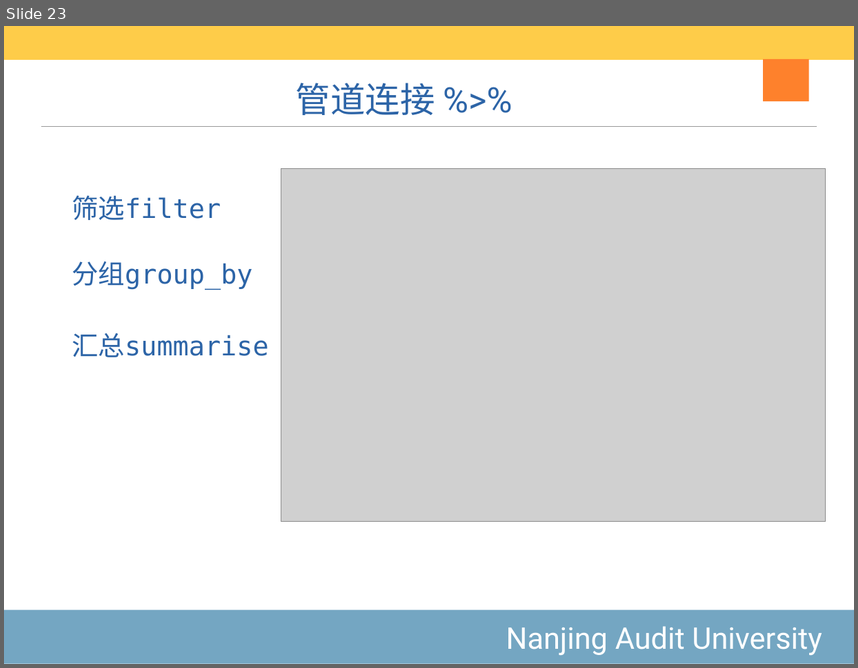
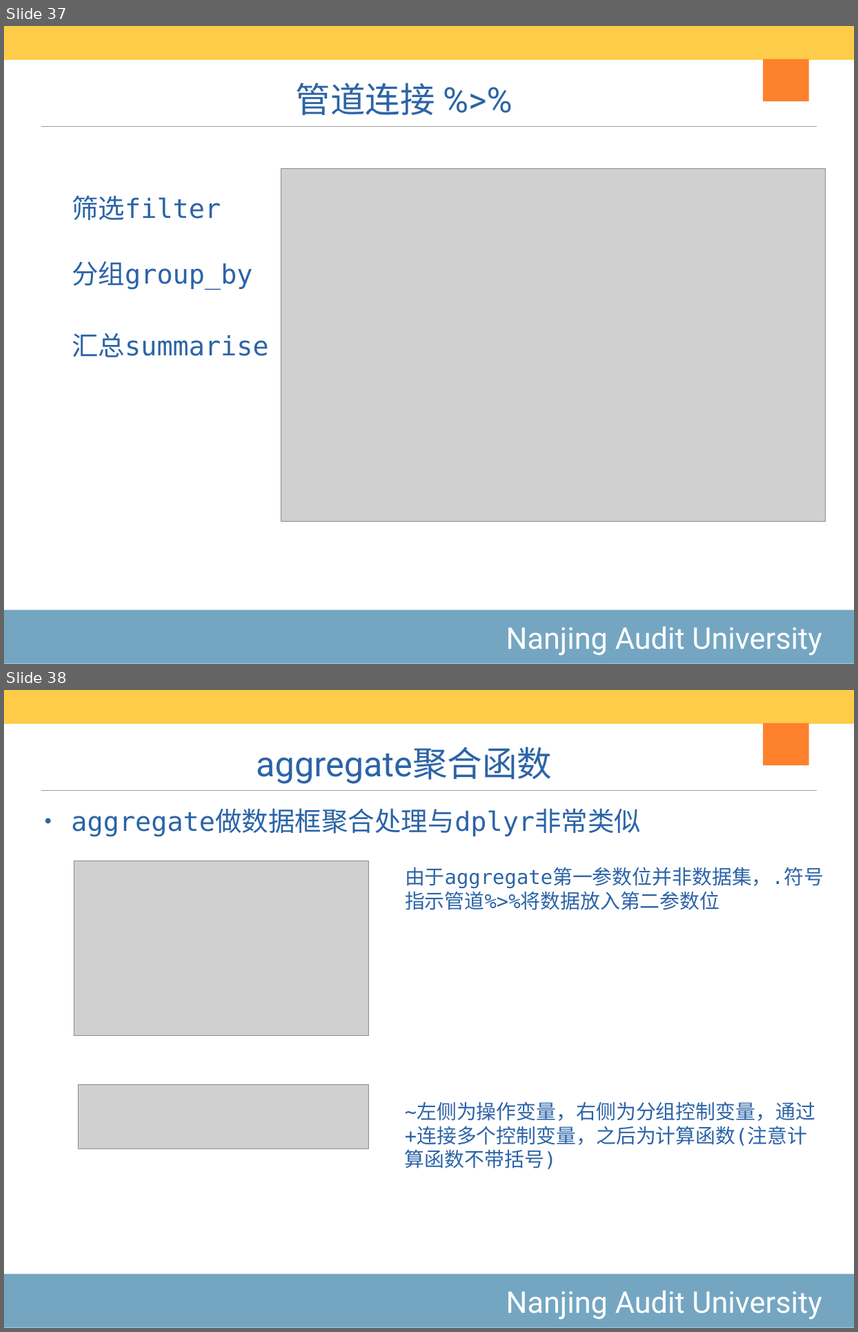
Before and after one commit to exoplanetX/DataAnalytics, a slide deck: 2020-4-数据框变量.pptx. Shown one above the other, each under a label of ours: slide 23 before the commit, slides 37 and 38 after it. The pictures are 858x668 and 858x1332 pixels, drawn with LibreOffice and Linux fonts; fonts in the diff are those of the drawing; grey boxes stand for pictures. Boxes give left, top, right and bottom in pixels: in the first picture for what was removed or moved away, otherwise in the second. Text is boxed around its words. In the diff, an @@ line names an element or a change of style, - is before the commit and + after.

```diff
--- a/2020-4-数据框变量.pptx
+++ b/2020-4-数据框变量.pptx
@@ slide 38 added at (4,690,854,1328), background #FFFFFF; not listed: 4 template elements that a slide beside it also shows @@
@@ title added at (256,747,552,784), 42 pt, text #2C64A7 @@
+aggregate聚合函数
@@ text added at (71,809,641,837), 32 pt, text #2C64A7 @@
+• aggregate做数据框聚合处理与dplyr非常类似
@@ picture added at (74,861,368,1036) @@
@@ text added at (405,867,824,910), 24 pt, text #2C64A7 @@
+由于aggregate第一参数位并非数据集，.符号指示管道%>%将数据放入第二参数位
@@ picture added at (78,1084,368,1149) @@
@@ text added at (405,1103,815,1169), 24 pt, text #2C64A7 @@
+~左侧为操作变量，右侧为分组控制变量，通过+连接多个控制变量，之后为计算函数(注意计算函数不带括号)
@@ what was slide 23 is now slide 37 @@
```
Also in this commit, not shown: 12 slides changed, 2 other slides added, 5 other files.
